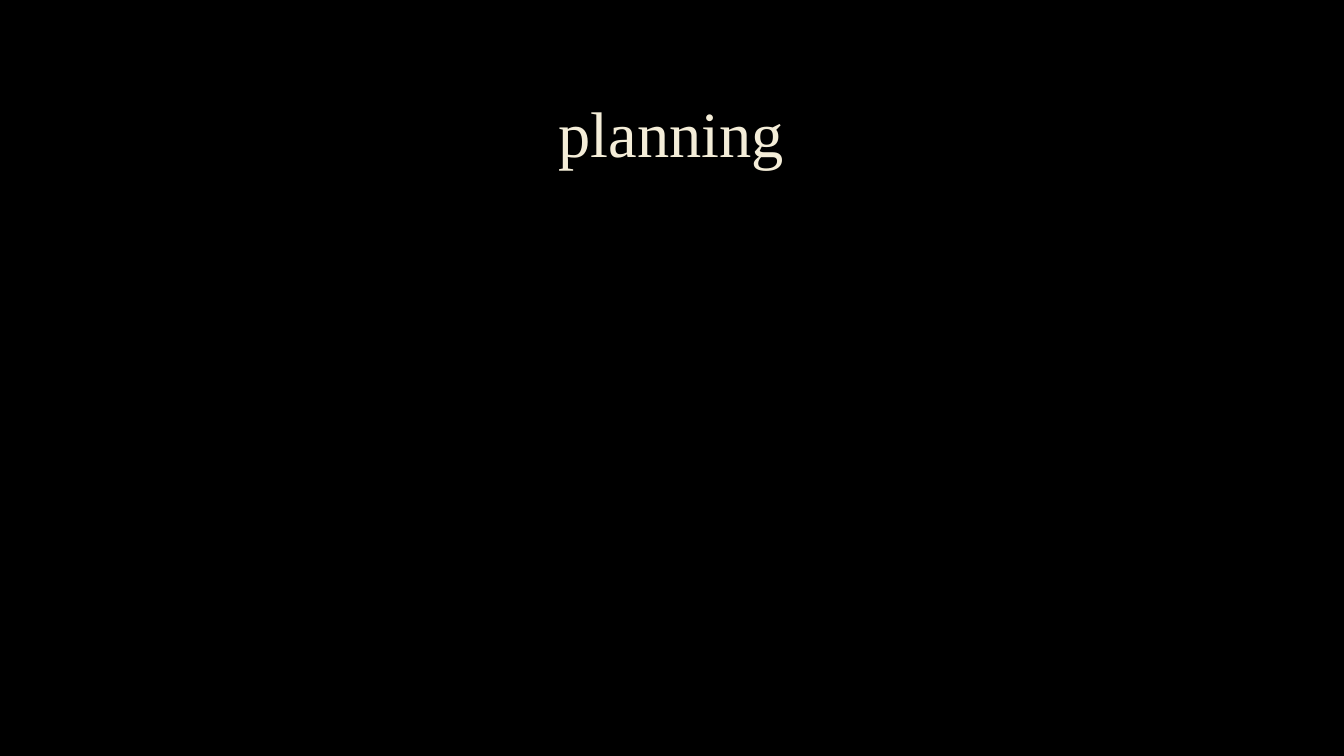
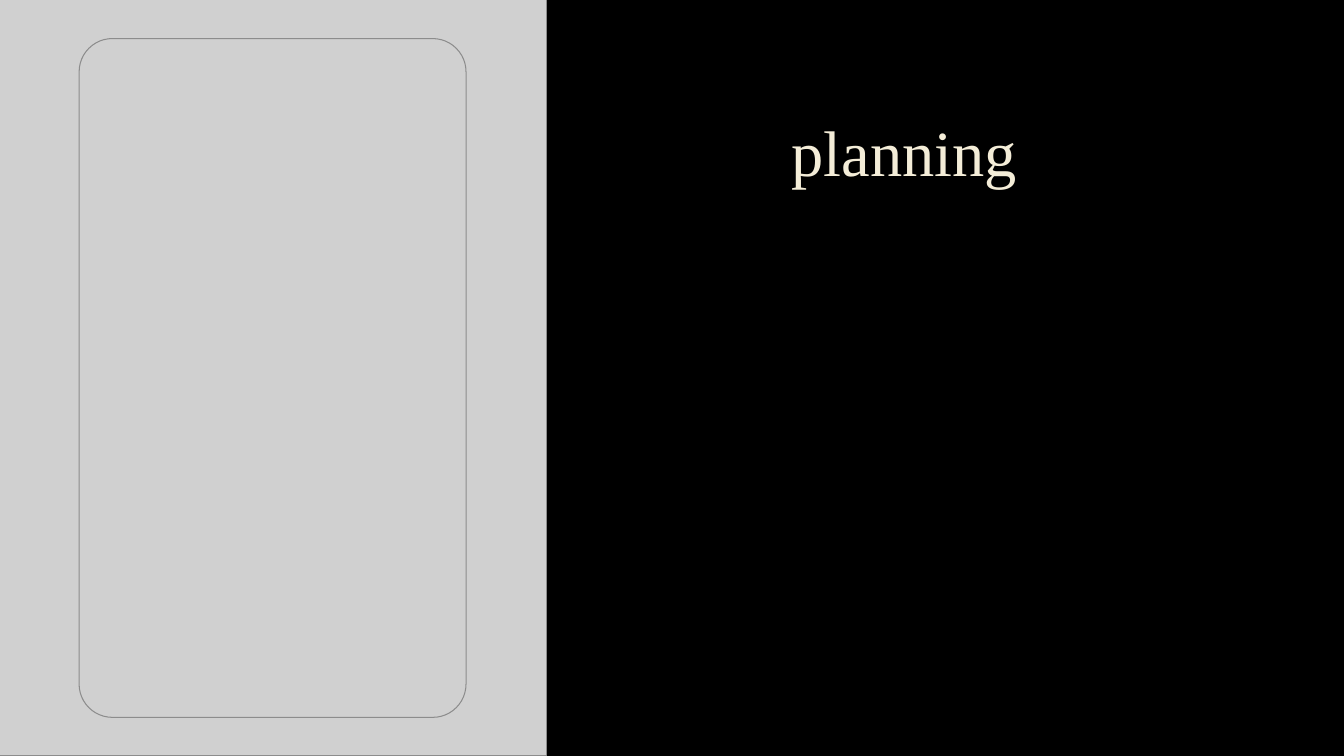
Before and after one commit to JustMeGameDev/Tower-defance, a slide deck: slide 13 of pptx.pptx. Drawn at 1344x756 pixels with LibreOffice and Linux fonts; fonts in the diff are those of the drawing; grey boxes stand for pictures; background and template pictures are left out. Boxes give left, top, right and bottom in pixels: in the first picture for what was removed or moved away, otherwise in the second. Text is boxed around its words. In the diff, an @@ line names an element or a change of style, - is before the commit and + after.

```diff
--- a/pptx.pptx
+++ b/pptx.pptx
@@ picture added at (x1=0, y1=0, x2=546, y2=756) @@
@@ picture added at (x1=80, y1=38, x2=467, y2=717) @@
@@ title "planning" moved from (x1=559, y1=112, x2=784, y2=169) to (x1=792, y1=131, x2=1017, y2=188) @@
```
Also in this commit, not shown: 2 other slides changed, 1 slide added, 1 slide removed, 1 other file.
